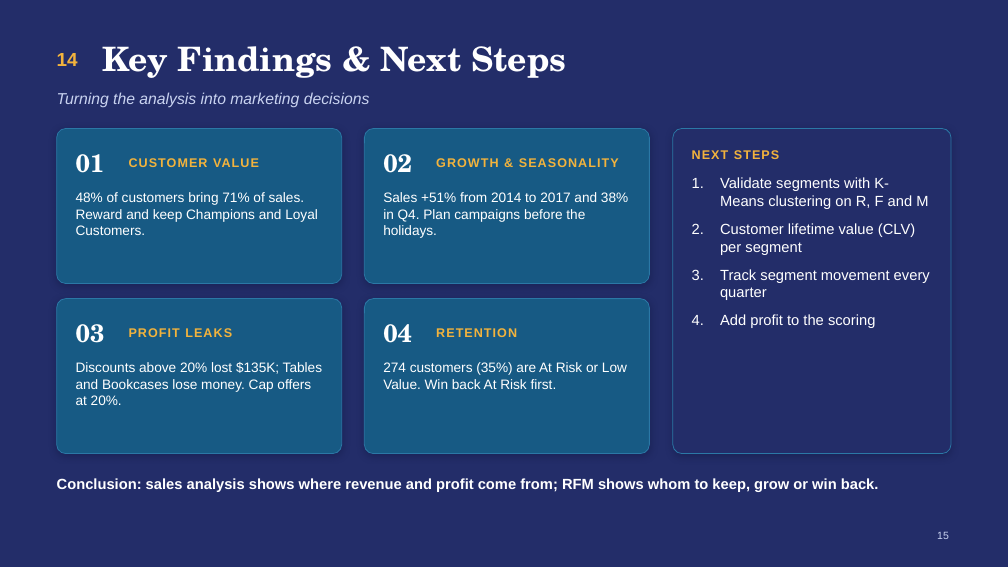
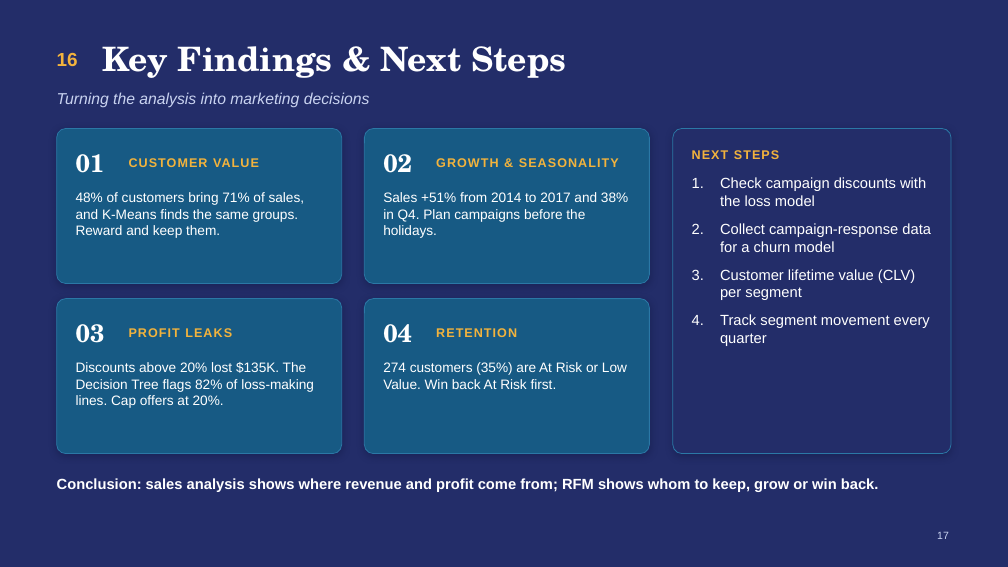
Before and after one commit to SANGRAMLEMBE/Superstore-RFM-Customer-Segmentation, a slide deck: slide 17 of Superstore_RFM_Customer_Segmentation.pptx (slide 15 before the commit). Drawn at 1008x567 pixels with LibreOffice and Linux fonts; fonts in the diff are those of the drawing. Boxes give left, top, right and bottom in pixels: in the first picture for what was removed or moved away, otherwise in the second. Text is boxed around its words. In the diff, an @@ line names an element or a change of style, - is before the commit and + after.

```diff
--- a/Superstore_RFM_Customer_Segmentation.pptx
+++ b/Superstore_RFM_Customer_Segmentation.pptx
@@ text at [57,53,78,66]: text changed @@
-14
+16
@@ text at [720,177,931,252]: text changed @@
-1. Validate segments with K-Means clustering on R, F and M
+1. Check campaign discounts with the loss model
+2. Collect campaign-response data for a churn model
@@ text at [76,192,305,238]: text changed @@
-48% of customers bring 71% of sales. Reward and keep Champions and Loyal Customers.
+48% of customers bring 71% of sales, and K-Means finds the same groups. Reward and keep them.
@@ text at [720,314,875,328]: paragraph removed @@
-4. Add profit to the scoring
@@ text at [76,362,314,408]: text changed @@
-Discounts above 20% lost $135K; Tables and Bookcases lose money. Cap offers at 20%.
+Discounts above 20% lost $135K. The Decision Tree flags 82% of loss-making lines. Cap offers at 20%.
@@ page number at [937,532,949,539]: text changed @@
-15
+17
```
Also in this commit, not shown: 4 other slides changed, 2 slides added, 5 other files.
